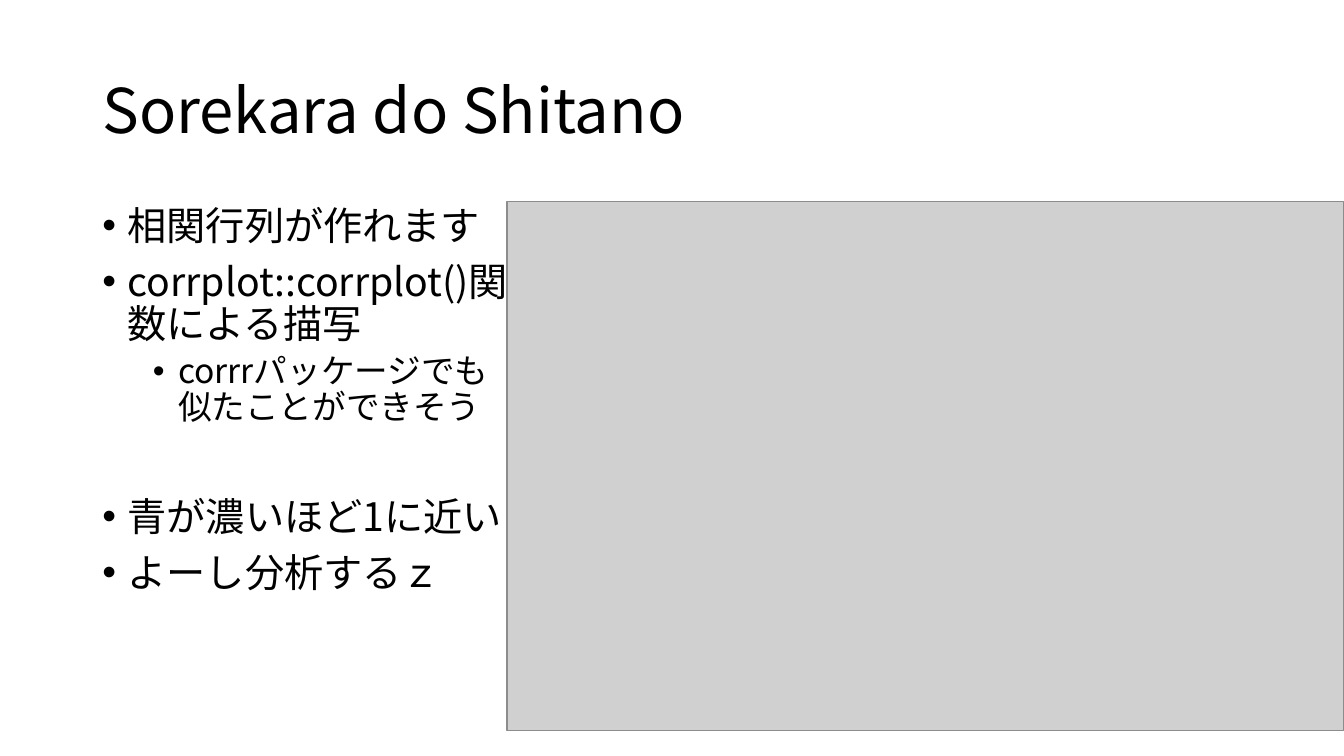
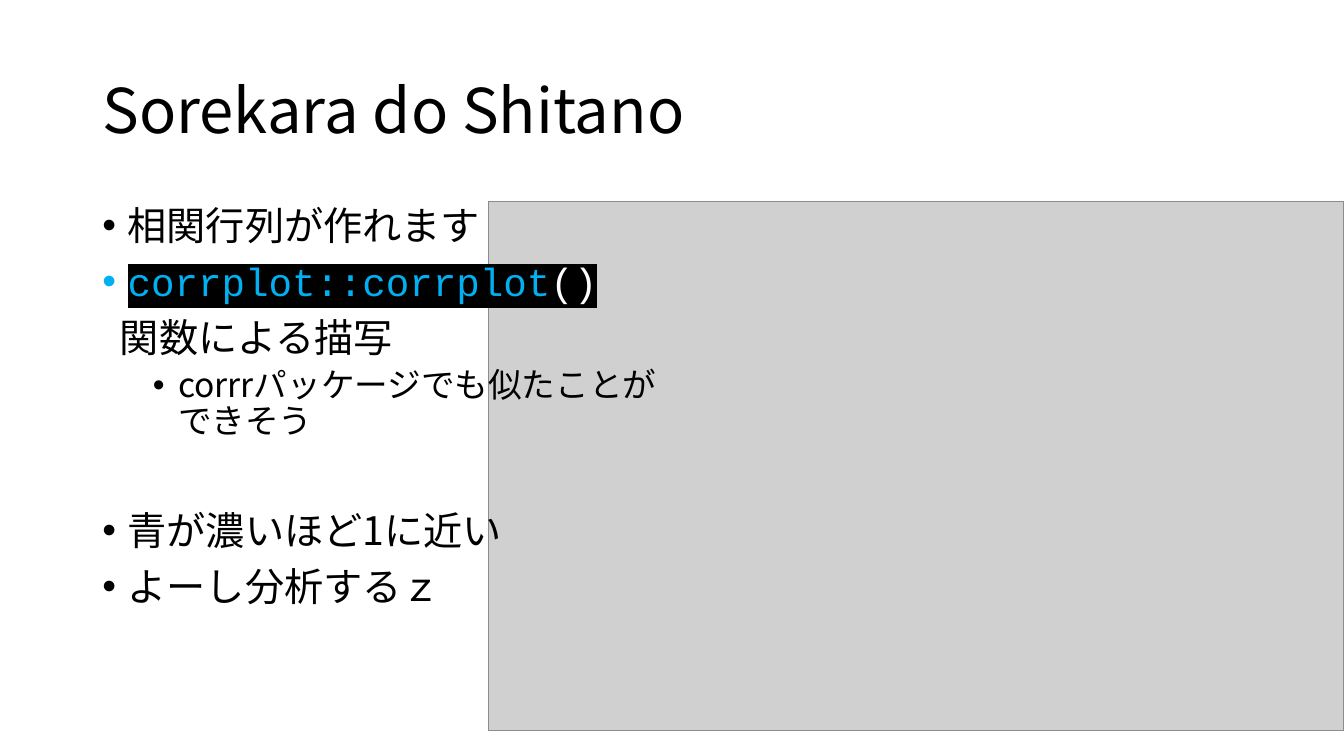
Before and after one commit to 8-u8/Kaggle, a slide deck: slide 13 of Santander/output/caretパッケージを使ったXGBoostのformula型.pptx (slide 14 before the commit). Drawn at 1344x756 pixels with LibreOffice and Linux fonts; fonts in the diff are those of the drawing; grey boxes stand for pictures. Boxes give left, top, right and bottom in pixels: in the first picture for what was removed or moved away, otherwise in the second. Text is boxed around its words. In the diff, an @@ line names an element or a change of style, - is before the commit and + after.

```diff
--- a/Santander/output/caretパッケージを使ったXGBoostのformula型.pptx
+++ b/Santander/output/caretパッケージを使ったXGBoostのformula型.pptx
@@ picture: place and size @@
-picture at bbox=[507, 202, 1344, 732]
+picture at bbox=[489, 202, 1344, 732]
@@ text at bbox=[120, 268, 598, 356]: text changed; font Noto Sans CJK JP to Courier New; text colour #000000 to #00B0F0 @@
-• corrplot::corrplot()関数による描写
+• corrplot::corrplot()
+関数による描写
```
Also in this commit, not shown: 22 other slides changed, 1 other file.
